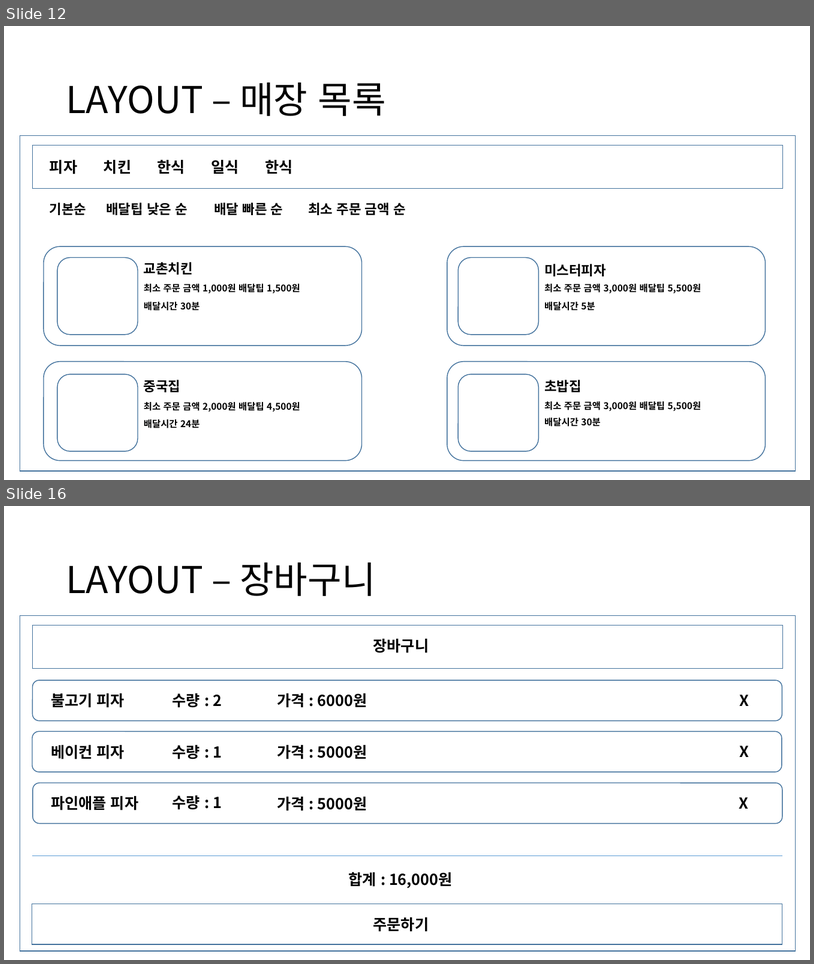
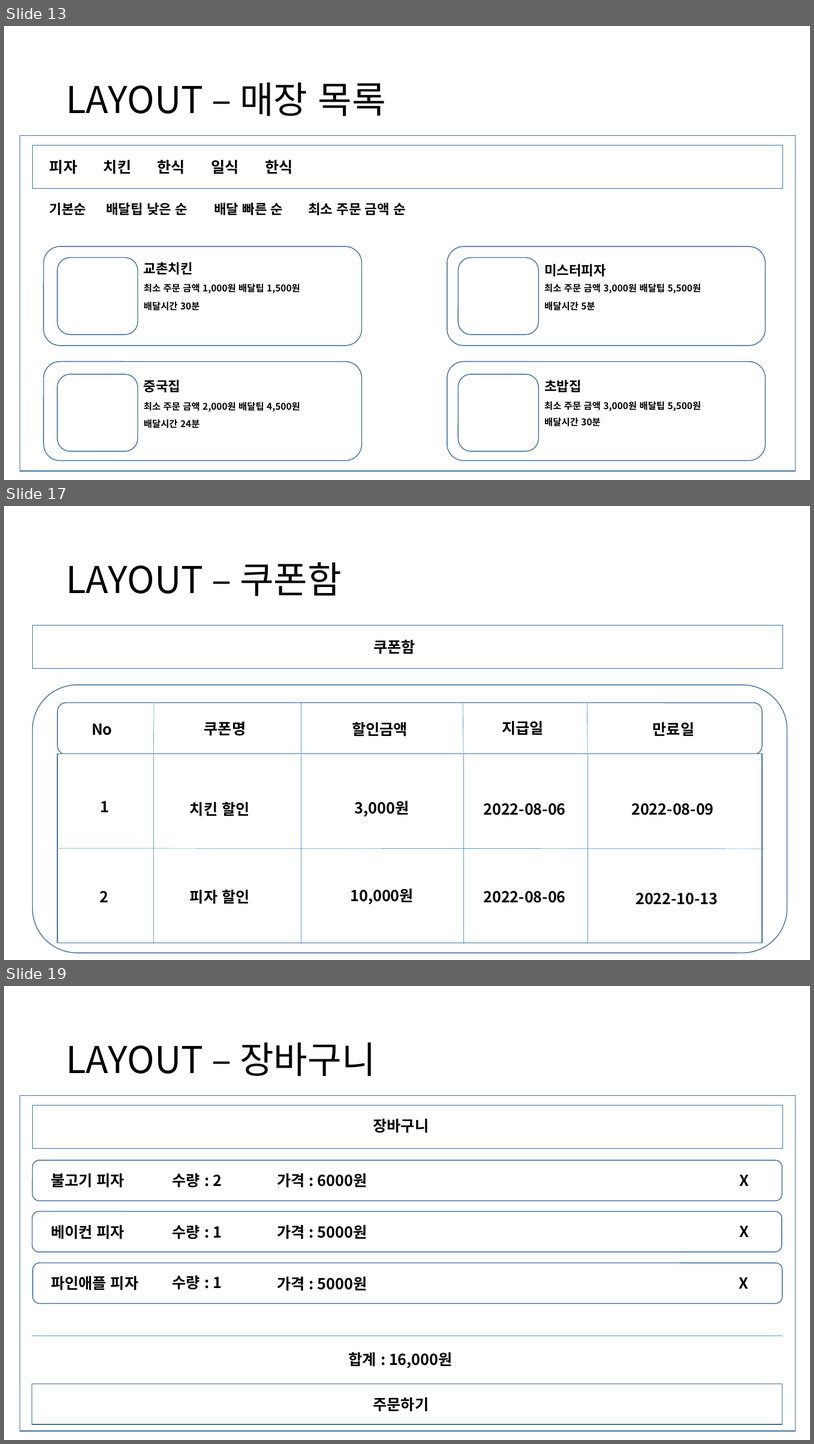
Before and after one commit to Camelllia/BaeminApplication, a slide deck: 202131205_김승진_실무게임프로그래밍_기획서.pptx. Shown one above the other, each under a label of ours: slides 12 and 16 before the commit, slides 13, 17 and 19 after it; the slides between them are not shown. The pictures are 814x964 and 814x1444 pixels, drawn with LibreOffice and Linux fonts; fonts in the diff are those of the drawing. Boxes give left, top, right and bottom in pixels: in the first picture for what was removed or moved away, otherwise in the second. Text is boxed around its words. In the diff, an @@ line names an element or a change of style, - is before the commit and + after.

```diff
--- a/202131205_김승진_실무게임프로그래밍_기획서.pptx
+++ b/202131205_김승진_실무게임프로그래밍_기획서.pptx
@@ slide 17 added at box(4, 506, 810, 960), background #FFFFFF @@
@@ title added at box(66, 562, 342, 596), 44 pt, text #000000 @@
+LAYOUT – 쿠폰함
@@ rectangle added at box(32, 625, 783, 668), fill #FFFFFF, outline #43739E 1 pt @@
@@ text added at box(374, 639, 416, 654), 18 pt, text #000000, bold @@
+쿠폰함
@@ rounded rectangle added at box(32, 684, 788, 952), fill #FFFFFF, outline #43739E 1 pt @@
@@ rounded rectangle added at box(57, 703, 762, 754), fill #FFFFFF, outline #43739E 1 pt @@
@@ line added from (154, 703) to (153, 754), #5B9BD5 0.5 pt @@
@@ line added from (302, 703) to (302, 754), #5B9BD5 0.5 pt @@
@@ line added from (463, 703) to (464, 754), #5B9BD5 0.5 pt @@
@@ line added from (588, 703) to (588, 754), #5B9BD5 0.5 pt @@
@@ text added at box(204, 721, 246, 736), 18 pt, text #000000, bold @@
+쿠폰명
@@ text added at box(352, 721, 408, 736), 18 pt, text #000000, bold @@
+할인금액
@@ text added at box(503, 721, 545, 735), 18 pt, text #000000, bold @@
+지급일
@@ text added at box(92, 723, 113, 735), 18 pt, text #000000, bold @@
+No
@@ text added at box(653, 722, 695, 736), 18 pt, text #000000, bold @@
+만료일
@@ rectangle added at box(57, 753, 762, 943), fill #FFFFFF, outline #43739E 1 pt @@
@@ line added from (153, 754) to (153, 944), #5B9BD5 0.5 pt @@
@@ line added from (302, 754) to (302, 944), #5B9BD5 0.5 pt @@
@@ line added from (464, 754) to (464, 944), #5B9BD5 0.5 pt @@
@@ line added from (588, 754) to (588, 944), #5B9BD5 0.5 pt @@
@@ text added at box(100, 801, 109, 812), 18 pt, text #000000, bold @@
+1
@@ text added at box(190, 801, 249, 816), 18 pt, text #000000, bold @@
+치킨 할인
@@ text added at box(354, 801, 409, 817), 18 pt, text #000000, bold @@
+3,000원
@@ text added at box(483, 803, 566, 815), 18 pt, text #000000, bold @@
+2022-08-06
@@ text added at box(632, 803, 714, 815), 18 pt, text #000000, bold @@
+2022-08-09
@@ line added from (57, 848) to (765, 849), #5B9BD5 0.5 pt @@
@@ text added at box(99, 891, 108, 902), 18 pt, text #000000, bold @@
+2
@@ text added at box(190, 889, 249, 904), 18 pt, text #000000, bold @@
+피자 할인
@@ text added at box(350, 888, 414, 904), 18 pt, text #000000, bold @@
+10,000원
@@ text added at box(483, 891, 566, 903), 18 pt, text #000000, bold @@
+2022-08-06
@@ text added at box(636, 892, 719, 904), 18 pt, text #000000, bold @@
+2022-10-13
@@ what was slide 12 is now slide 13 @@
@@ what was slide 16 is now slide 19 @@
```
Also in this commit, not shown: 9 slides changed, 4 other slides added, 3 slides removed, 12 other files.
